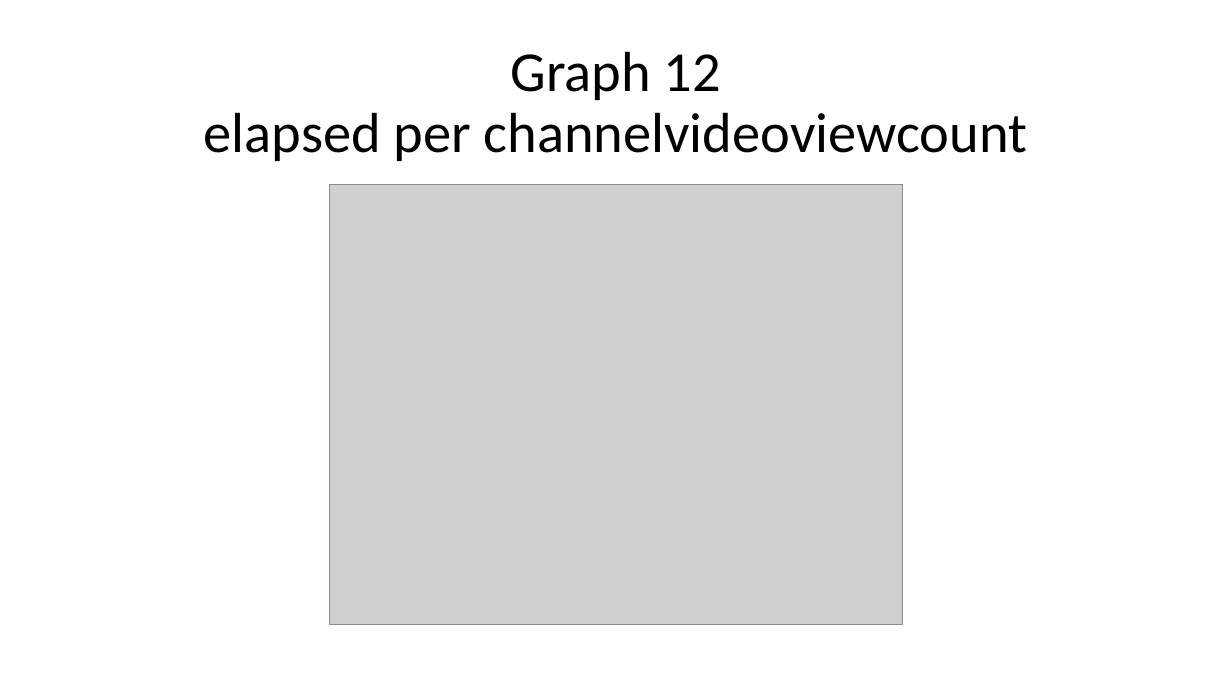
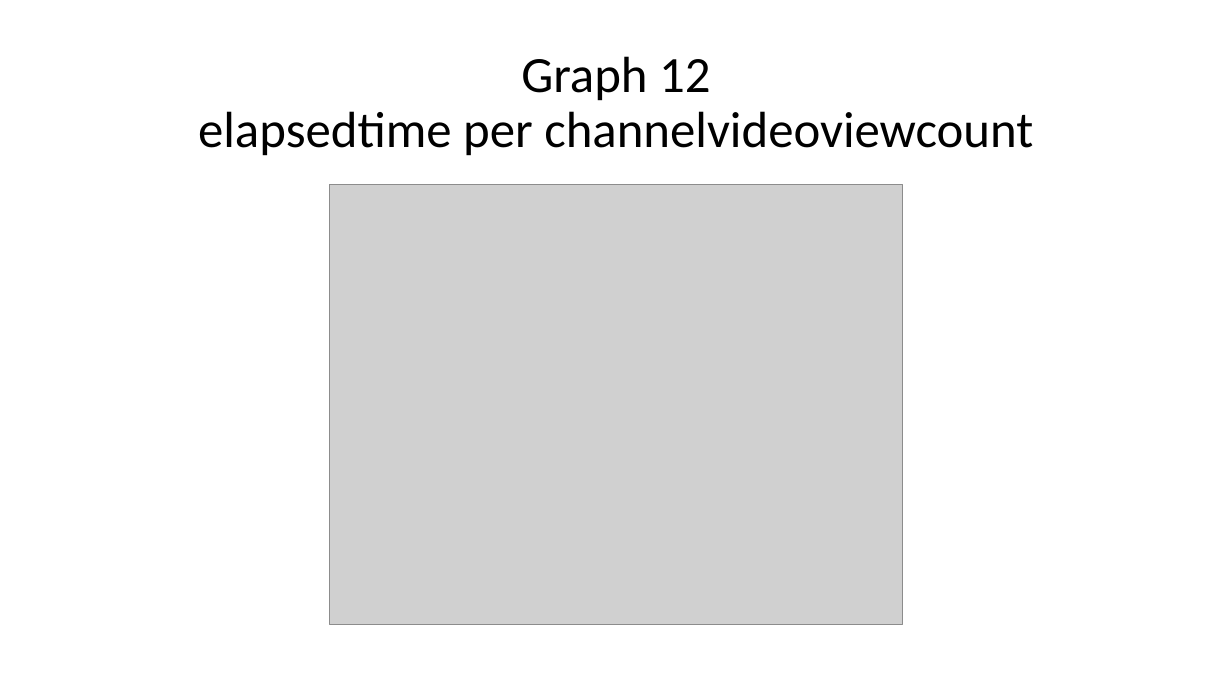
Before and after one commit to YonatanShoham/YouTube-dataset-analysis, a slide deck: slide 19 of YouTube dataset analysis presentation.pptx. Drawn at 1232x693 pixels with LibreOffice and Linux fonts; fonts in the diff are those of the drawing; grey boxes stand for pictures; background and template pictures are left out. Boxes give left, top, right and bottom in pixels: in the first picture for what was removed or moved away, otherwise in the second. Text is boxed around its words. In the diff, an @@ line names an element or a change of style, - is before the commit and + after.

```diff
--- a/YouTube dataset analysis presentation.pptx
+++ b/YouTube dataset analysis presentation.pptx
@@ title at [198, 56, 1033, 156]: text changed; size 44 to 39.6 pt @@
-Graph 12
-elapsed per channelvideoviewcount
+Graph 12
+elapsedtime per channelvideoviewcount
```
Also in this commit, not shown: 8 other slides changed, 2 slides added, 1 other file.
